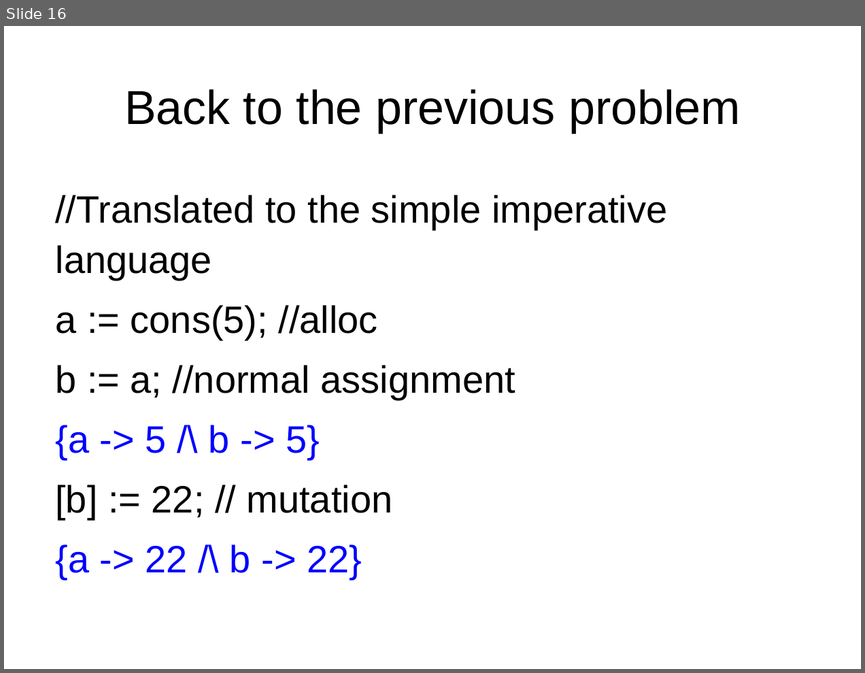
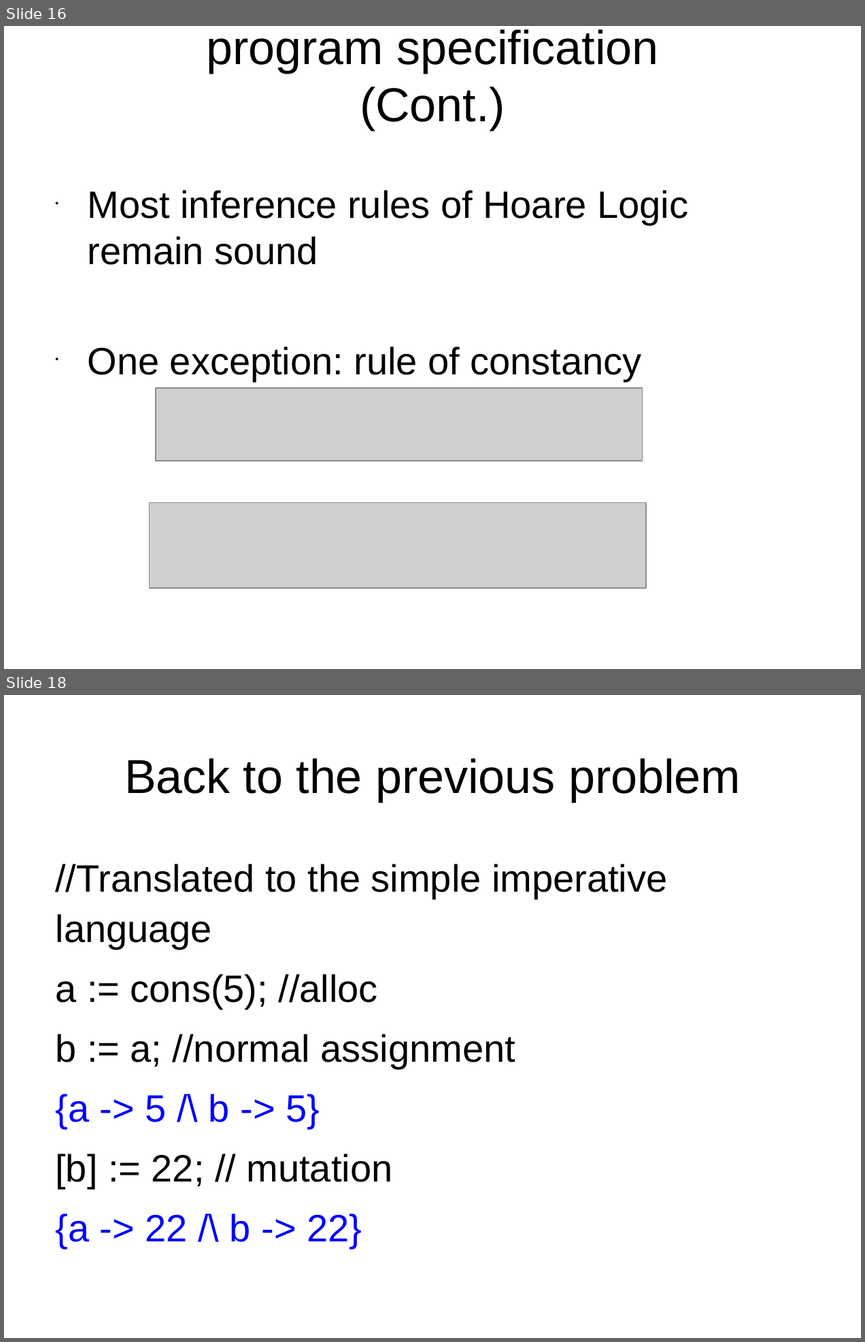
Before and after one commit to xiaohe27/Papers4Courses, a slide deck: FM/presentations/Overview of Separation Logic.ppt. Shown one above the other, each under a label of ours: slide 16 before the commit, slides 16 and 18 after it; the slides between them are not shown. The pictures are 865x673 and 865x1342 pixels, drawn with LibreOffice and Linux fonts; fonts in the diff are those of the drawing; grey boxes stand for pictures. Boxes give left, top, right and bottom in pixels: in the first picture for what was removed or moved away, otherwise in the second. Text is boxed around its words. In the diff, an @@ line names an element or a change of style, - is before the commit and + after.

```diff
--- a/FM/presentations/Overview of Separation Logic.ppt
+++ b/FM/presentations/Overview of Separation Logic.ppt
@@ slide 16 added at (4, 26, 861, 669), background #FFFFFF @@
@@ title added at (207, 29, 659, 130), 40 pt, text #000000 @@
+program specification
+(Cont.)
@@ text added at (88, 190, 688, 382), 32 pt, text #000000 @@
+• Most inference rules of Hoare Logic remain sound
+• One exception: rule of constancy
@@ picture added at (156, 388, 643, 461) @@
@@ picture added at (149, 503, 646, 588) @@
@@ what was slide 16 is now slide 18 @@
```
Also in this commit, not shown: 1 slide changed, 5 other slides added, 1 slide removed, 1 other file.
